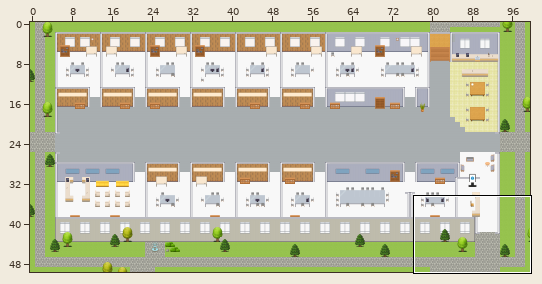
Tiled map (JSON): maps/PH-Customer-Engagement-Platform-System-Data-Integration.tmj. Above, an overview of the earlier version with the close-up marked.
Close-up. Old version:
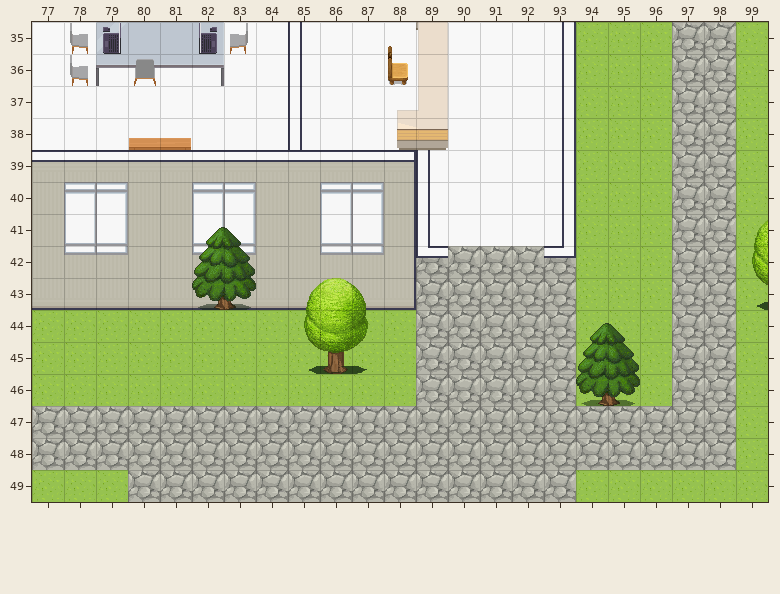
Cells are 32x32 px. Shown: x 77..99, y 35..49. The commit also changed other parts of the map, which this record leaves out.
And afterwards:
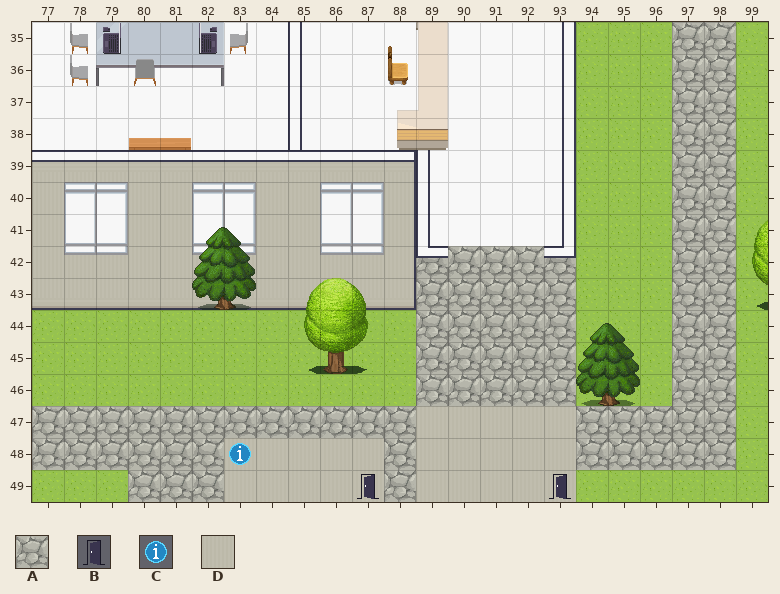
Key: from "Exterior": A 638; from "User_Zones": B 65, C 104; from "room2": D 328.
_ is an empty cell, . an unchanged one.
Change:
--- layer "outside"
@@ x 89..93 @@
-47 AAAAA
-48 AAAAA
-49 AAAAA
+47 DDDDD
+48 DDDDD
+49 DDDDD
--- layer "floors"
@@ x 83..87 @@
-48 _____
-49 _____
+48 DDDDD
+49 DDDDD
--- layer "zones"
@@ x 83..93 @@
-48 _..........
-49 ...._....._
+48 C..........
+49 ....B.....B
Boxes around the changes in both close-ups, in picture pixels (x1, y1, x2, y2):
changed: (416, 406, 576, 502)
added: (224, 438, 384, 502)
